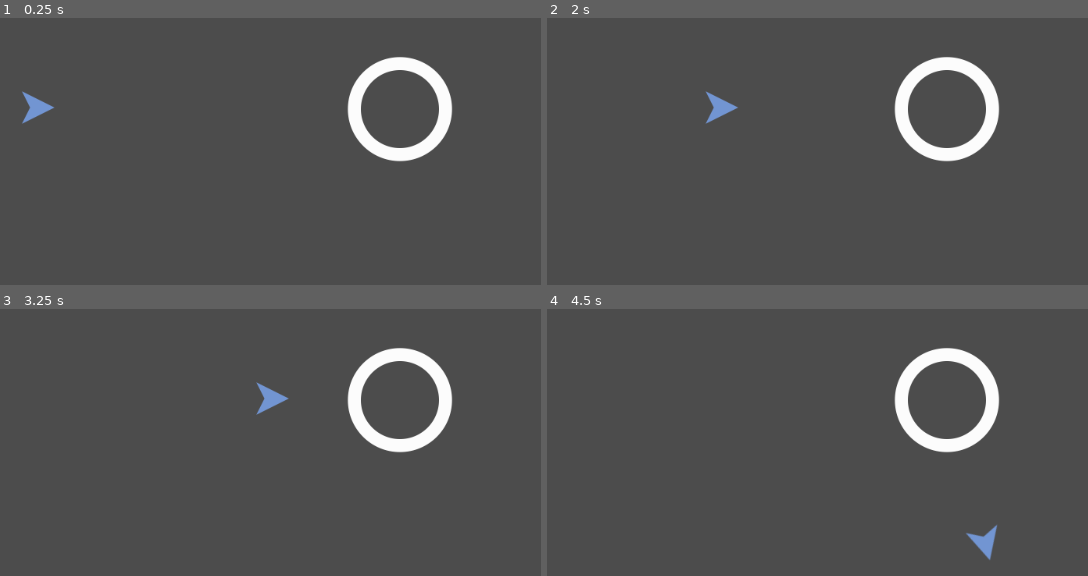
Above: before the commit, frames 1-4 (two rows, left to right).
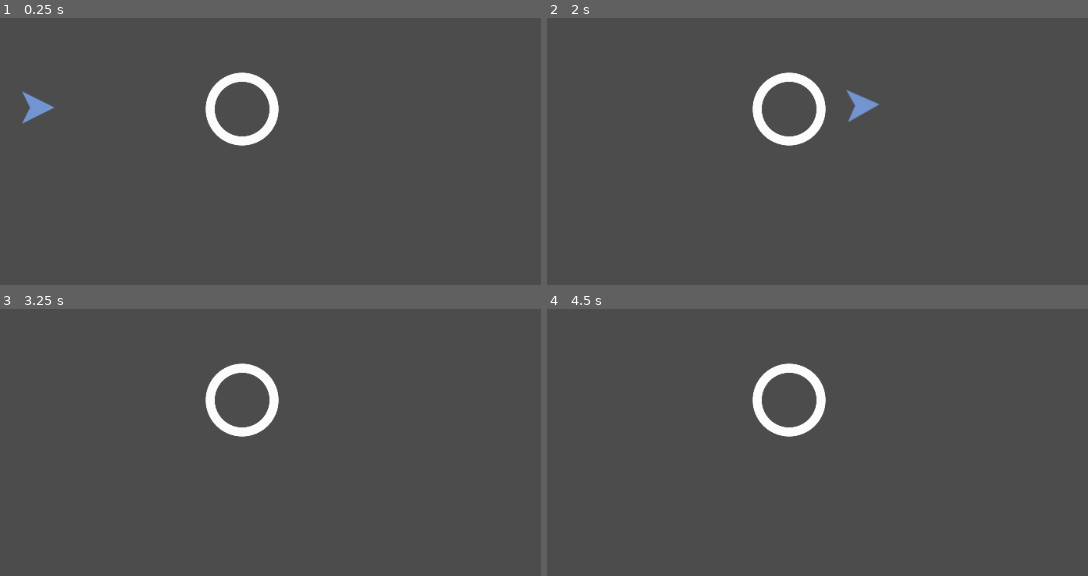
Above: after the commit, the same moments.

Repository: stewchan/circle-jump
Game: Godot game, scene res://objects/Main.tscn
Same seed, same stepped clock (60 frames per second), same inputs: the game is played once before the commit and once after it.
Inputs (mouse positions are in pixels of both pictures, inside the frame that each line leads up to):
- Up to frame 1 (0.25 s): no input
- Up to frame 2 (2 s): move the mouse to (963, 90) at 0.52 s; click (963, 90) at 0.67 s; move the mouse to (628, 135) at 1.27 s; click (628, 135) at 1.42 s
- Up to frame 3 (3.25 s): move the mouse to (outside the picture) at 2.02 s; click (outside the picture) at 2.17 s; move the mouse to (200, 498) at 2.77 s; click (200, 498) at 2.92 s
- Up to frame 4 (4.5 s): move the mouse to (1028, 474) at 3.52 s; click (1028, 474) at 3.67 s; move the mouse to (outside the picture) at 4.27 s; click (outside the picture) at 4.42 s

The runs differ from the first frame. In frame 1, 4.1% of the frame differs, in the area x 37-84%, y 14-54%; in frame 2, 4.7%, in the area x 29-84%, y 14-54%; in frame 3, 4.3%; in frame 4, 4.4%.

Commit message:
Center the circle

Diff:
--- a/Circle.gd
+++ b/Circle.gd
@@ -2,7 +2,7 @@
 
 
 onready var orbit_position = $Pivot/OrbitPosition
-var radius := 100
+var radius := 70
 var rotation_speed := PI
 
 
--- a/objects/Circle.tscn
+++ b/objects/Circle.tscn
@@ -9,7 +9,7 @@
 shader_param/color = Color( 0.992157, 0.992157, 0.992157, 1 )
 
 [sub_resource type="CircleShape2D" id=2]
-radius = 134.134
+radius = 24.7386
 
 [node name="Circle" type="Area2D"]
 script = ExtResource( 3 )
--- a/objects/Main.tscn
+++ b/objects/Main.tscn
@@ -9,4 +9,4 @@
 position = Vector2( 230, 293 )
 
 [node name="Circle" parent="." instance=ExtResource( 2 )]
-position = Vector2( 718, 295 )
+position = Vector2( 516, 295 )
